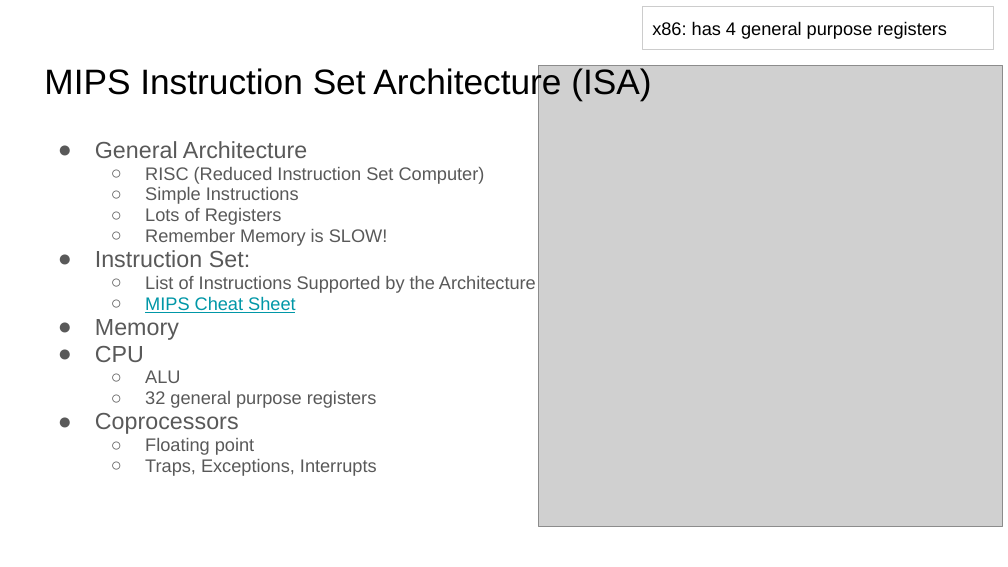
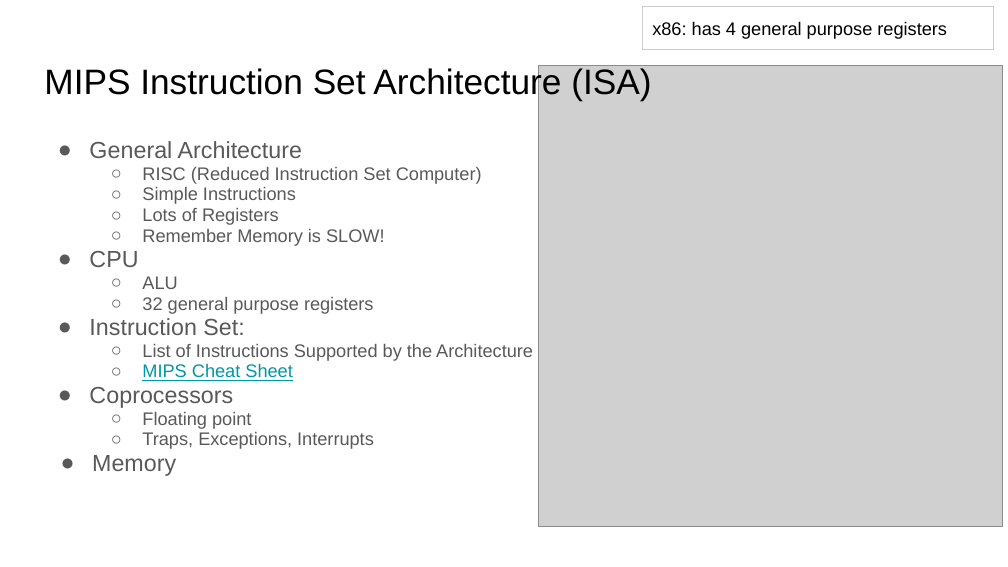
Before and after one commit to sgarcia0206/comp122-f23, a slide deck: slide 3 of assembly-programming/slide_presentations/.hidden/intro_to_mips.pptx (slide 4 before the commit). Drawn at 1008x567 pixels with LibreOffice and Linux fonts; fonts in the diff are those of the drawing; grey boxes stand for pictures. Boxes give left, top, right and bottom in pixels: in the first picture for what was removed or moved away, otherwise in the second. Text is boxed around its words. In the diff, an @@ line names an element or a change of style, - is before the commit and + after.

```diff
--- a/assembly-programming/slide_presentations/.hidden/intro_to_mips.pptx
+++ b/assembly-programming/slide_presentations/.hidden/intro_to_mips.pptx
@@ text at bbox=[89, 141, 533, 449]: indent changed @@
@@ text at bbox=[142, 276, 374, 314]: paragraphs added @@
+● CPU
+  ○ ALU
+  ○ 32 general purpose registers
@@ text at bbox=[95, 319, 377, 408]: paragraphs removed @@
-● Memory
-● CPU
-  ○ ALU
-  ○ 32 general purpose registers
@@ text at bbox=[92, 455, 176, 476]: paragraph added @@
+● Memory
```
Also in this commit, not shown: 1 other slide changed, 9 slides added, 6 slides removed, 1 other file.
